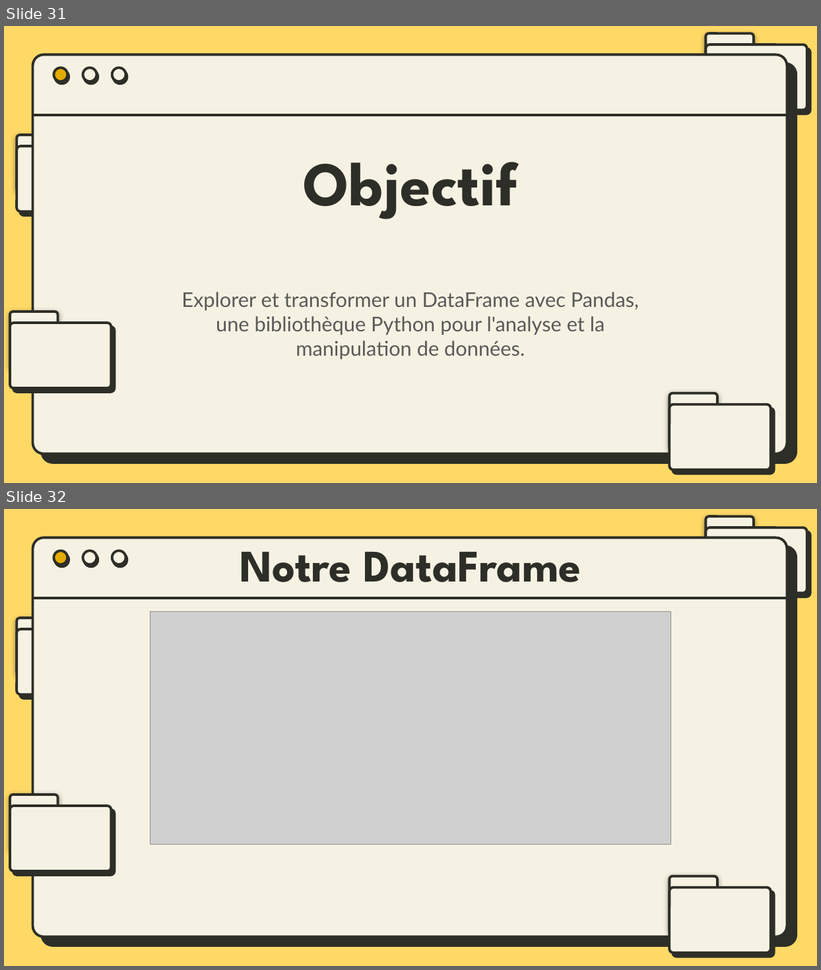
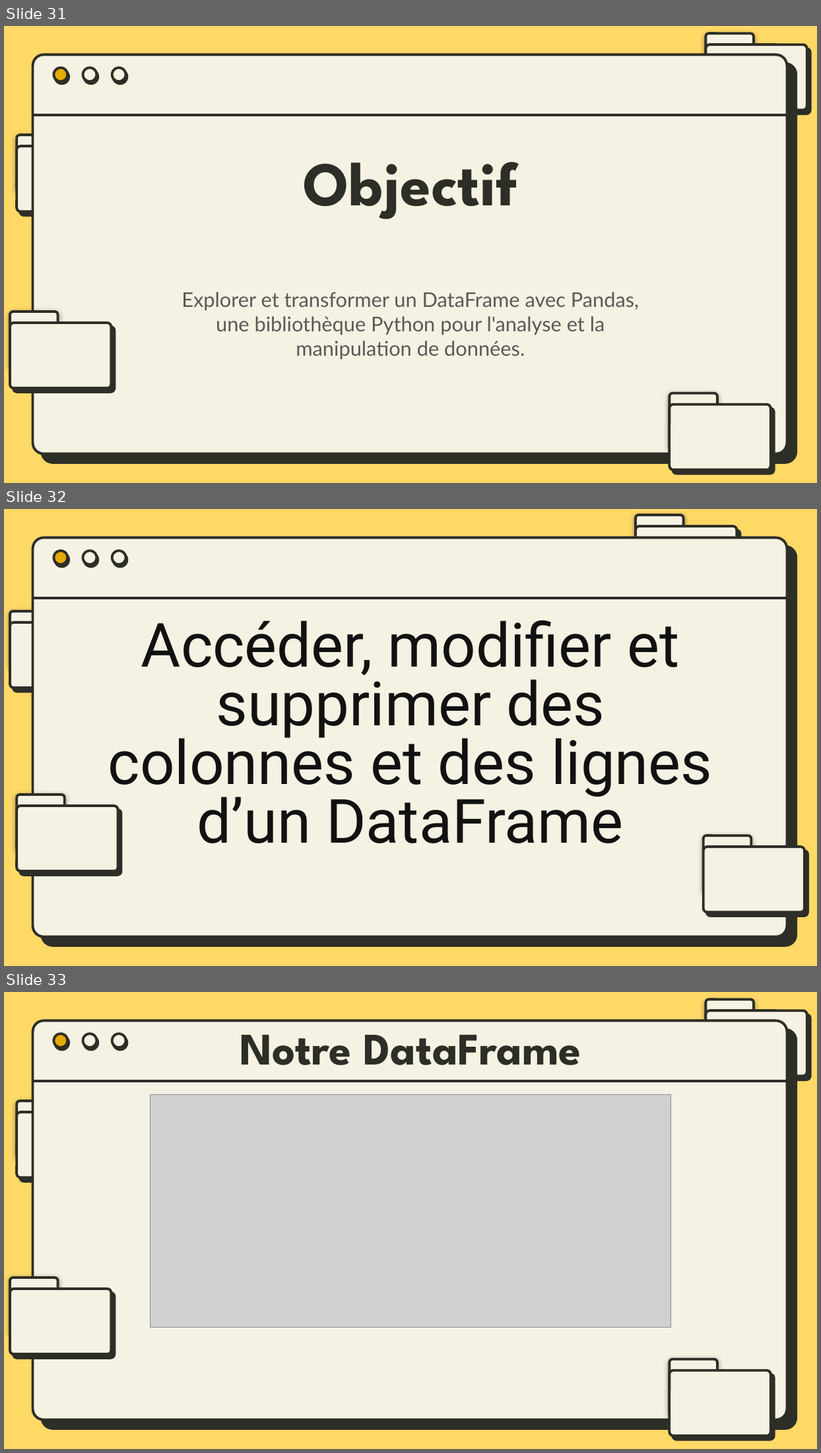
Before and after one commit to bydevmar/Master_MASD_FPO, a slide deck: SEMESTER 1/Modélisation avec Python/M- Pandas/Presentation/Pandas.pptx. Shown one above the other, each under a label of ours: slides 31 and 32 before the commit, slides 31, 32 and 33 after it. The pictures are 821x970 and 821x1453 pixels, drawn with LibreOffice and Linux fonts; fonts in the diff are those of the drawing; grey boxes stand for pictures. Boxes give left, top, right and bottom in pixels: in the first picture for what was removed or moved away, otherwise in the second. Text is boxed around its words. In the diff, an @@ line names an element or a change of style, - is before the commit and + after.

```diff
--- a/SEMESTER 1/Modélisation avec Python/M- Pandas/Presentation/Pandas.pptx
+++ b/SEMESTER 1/Modélisation avec Python/M- Pandas/Presentation/Pandas.pptx
@@ slide 32 added at bbox=[4, 509, 817, 966], background #FFD966; not listed: 5 template elements that a slide beside it also shows @@
@@ rounded rectangle added at bbox=[636, 515, 684, 571], fill #F6F2E3, outline #2D2E27 2.25 pt @@
@@ rounded rectangle added at bbox=[636, 526, 737, 591], fill #F6F2E3, outline #2D2E27 2.25 pt @@
@@ rounded rectangle added at bbox=[10, 611, 57, 667], fill #F6F2E3, outline #2D2E27 2.25 pt @@
@@ rounded rectangle added at bbox=[10, 623, 110, 688], fill #F6F2E3, outline #2D2E27 2.25 pt @@
@@ title added at bbox=[108, 620, 712, 844], 54 pt, text #111111 @@
+Accéder, modifier et supprimer des colonnes et des lignes d’un DataFrame
@@ rounded rectangle added at bbox=[17, 795, 65, 852], fill #F6F2E3, outline #2D2E27 2.25 pt @@
@@ rounded rectangle added at bbox=[17, 806, 118, 871], fill #F6F2E3, outline #2D2E27 2.25 pt @@
@@ rounded rectangle added at bbox=[704, 836, 751, 892], fill #F6F2E3, outline #2D2E27 2.25 pt @@
@@ rounded rectangle added at bbox=[704, 848, 804, 912], fill #F6F2E3, outline #2D2E27 2.25 pt @@
@@ what was slide 32 is now slide 33 @@
```
Also in this commit, not shown: 5 other slides added, 1 other file.
